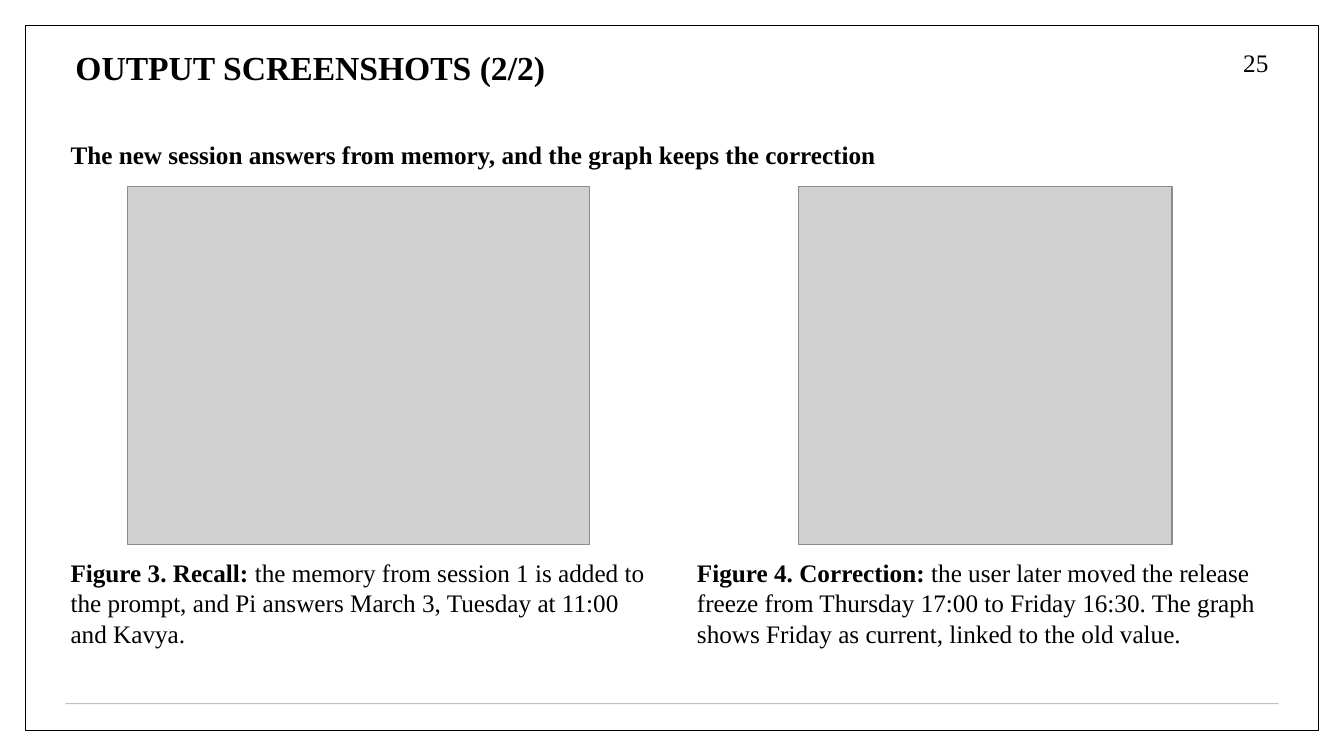
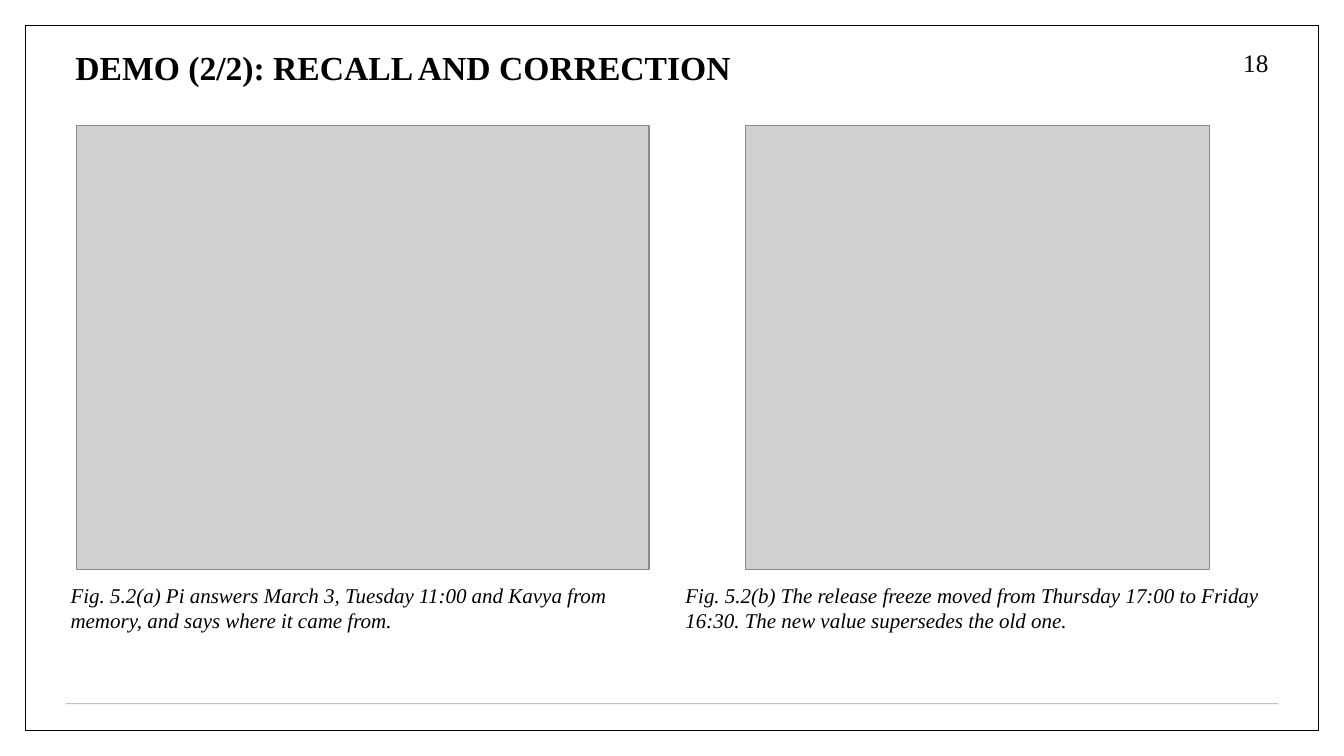
Before and after one commit to aryaniyaps/sdp-2026, a slide deck: slide 18 of P1_R2_13.pptx (slide 25 before the commit). Drawn at 1344x756 pixels with LibreOffice and Linux fonts; fonts in the diff are those of the drawing; grey boxes stand for pictures. Boxes give left, top, right and bottom in pixels: in the first picture for what was removed or moved away, otherwise in the second. Text is boxed around its words. In the diff, an @@ line names an element or a change of style, - is before the commit and + after.

```diff
--- a/P1_R2_13.pptx
+++ b/P1_R2_13.pptx
@@ title at [75,57,730,87]: text changed @@
-OUTPUT SCREENSHOTS (2/2)
+DEMO (2/2): RECALL AND CORRECTION
@@ page number at [1243,55,1268,73]: text changed @@
-25
+18
@@ text removed at [71,146,875,170] @@
-The new session answers from memory, and the graph keeps the correction
@@ picture: place and size @@
-picture at [128,187,590,544]
+picture at [77,126,649,570]
@@ picture: place and size @@
-picture at [799,187,1173,544]
+picture at [746,126,1210,570]
@@ text at [71,588,606,633]: text changed; size 18 to 15 pt; italic on @@
-Figure 3. Recall: the memory from session 1 is added to the prompt, and Pi answers March 3, Tuesday at 11:00 and Kavya.
+Fig. 5.2(a) Pi answers March 3, Tuesday 11:00 and Kavya from memory, and says where it came from.
@@ text at [685,588,1258,633]: text changed; size 18 to 15 pt; italic on @@
-Figure 4. Correction: the user later moved the release freeze from Thursday 17:00 to Friday 16:30. The graph shows Friday as current, linked to the old value.
+Fig. 5.2(b) The release freeze moved from Thursday 17:00 to Friday 16:30. The new value supersedes the old one.
```
Also in this commit, not shown: 12 other slides changed, 10 slides added, 19 slides removed, 1 other file.
